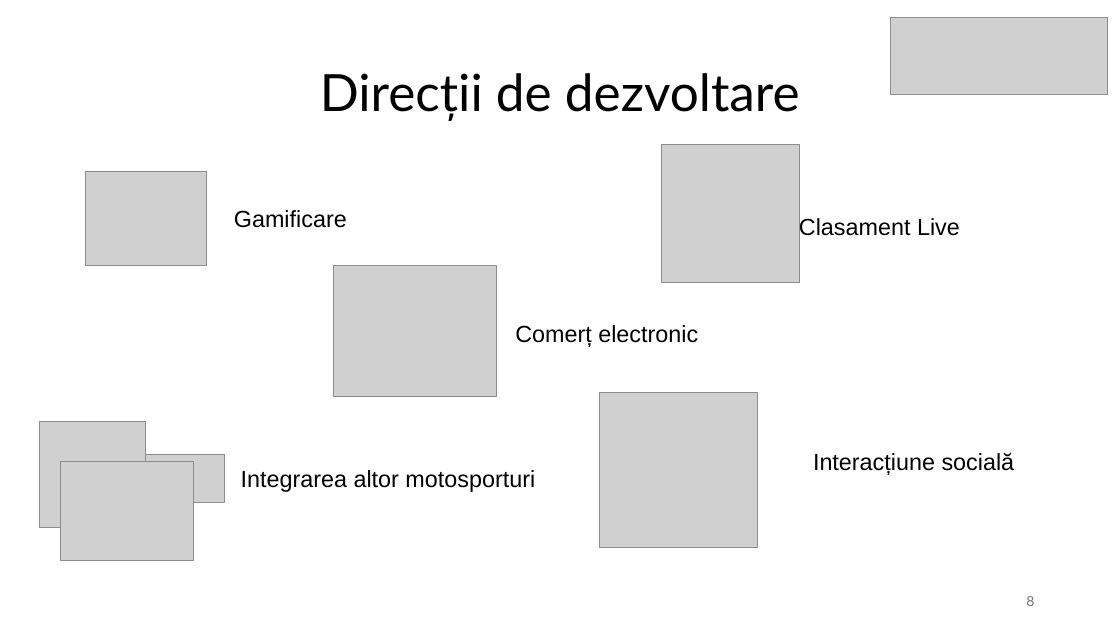
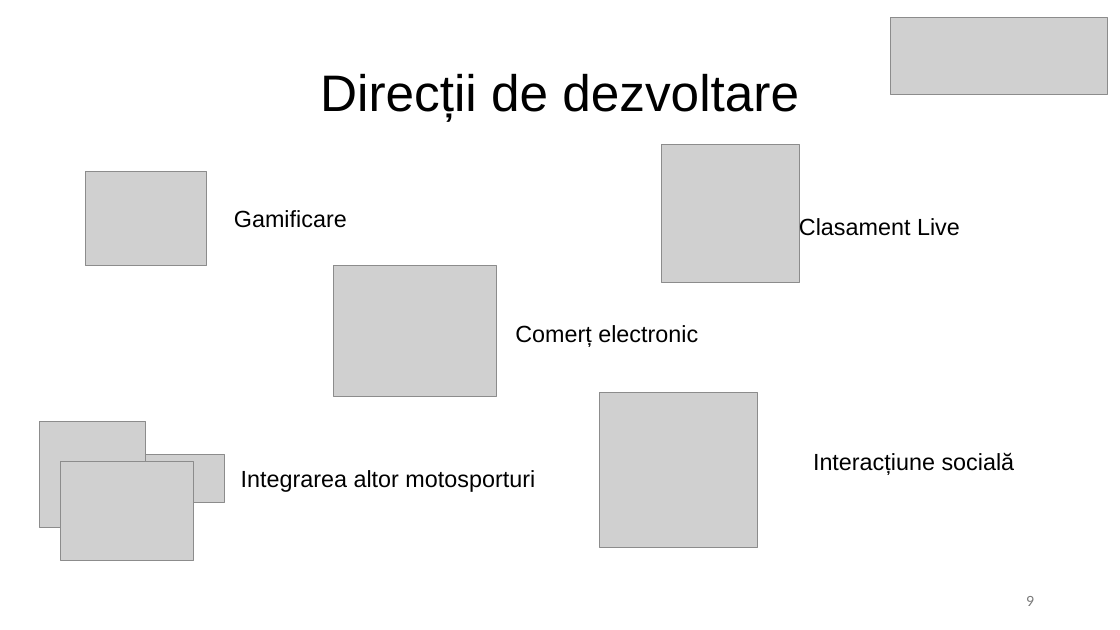
Before and after one commit to Patey0911/Licenta, a slide deck: slide 9 of Mihaly_Bogdan-Matei.pptx (slide 8 before the commit). Drawn at 1120x630 pixels with LibreOffice and Linux fonts; fonts in the diff are those of the drawing; grey boxes stand for pictures. Boxes give left, top, right and bottom in pixels: in the first picture for what was removed or moved away, otherwise in the second. Text is boxed around its words. In the diff, an @@ line names an element or a change of style, - is before the commit and + after.

```diff
--- a/Mihaly_Bogdan-Matei.pptx
+++ b/Mihaly_Bogdan-Matei.pptx
@@ title "Direcții de dezvoltare" at (320,73,799,121): font Lato to Arial @@
@@ page number at (1026,596,1034,606): text changed @@
-8
+9
```
Also in this commit, not shown: 7 other slides changed, 1 slide added, 4 other files.
